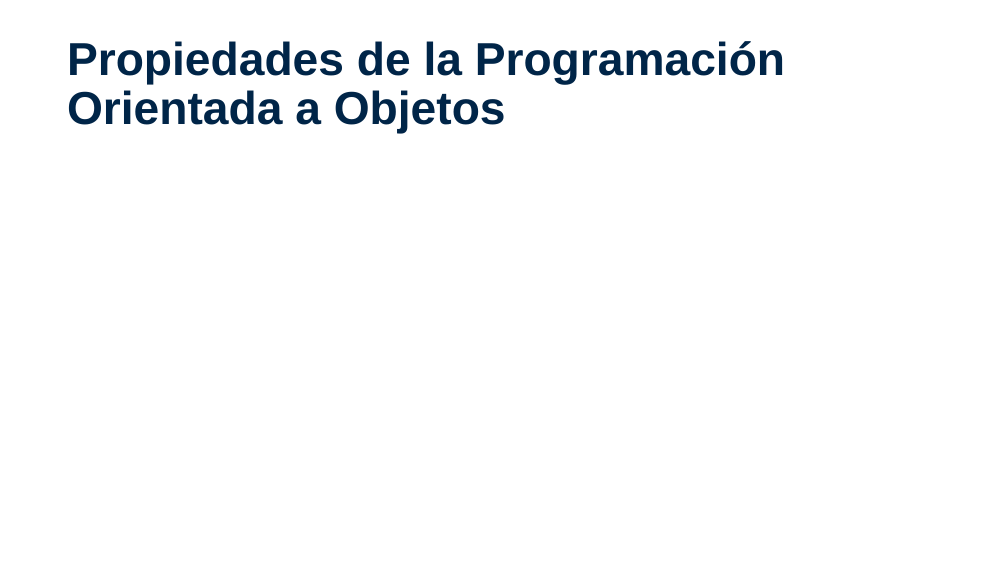
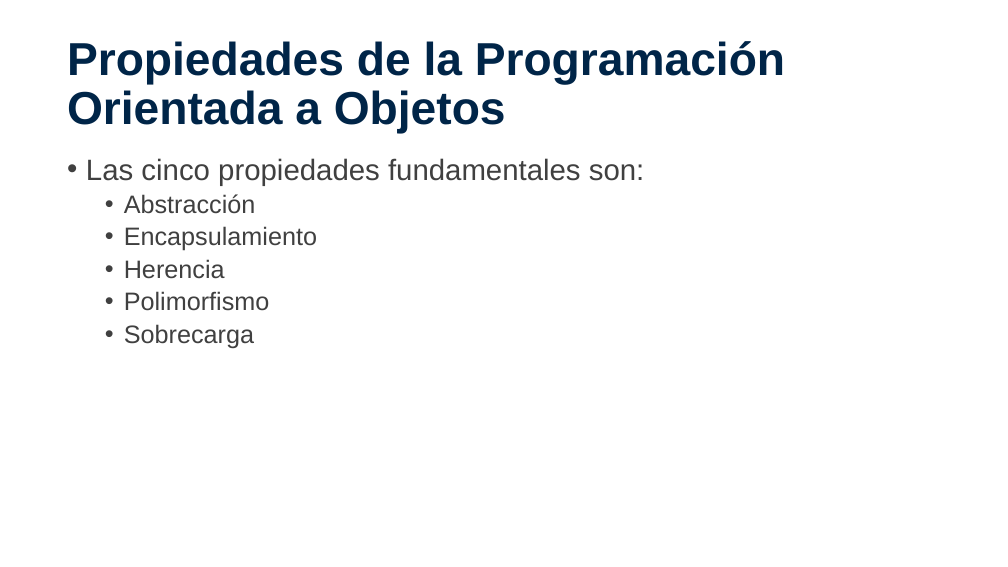
Before and after one commit to VictorBorquez-VBH/Taller-Programacion-Python-AIEP, a slide deck: slide 33 of POO_01.pptx. Drawn at 1008x567 pixels with LibreOffice and Linux fonts; fonts in the diff are those of the drawing; background and template pictures are left out. Boxes give left, top, right and bottom in pixels: in the first picture for what was removed or moved away, otherwise in the second. Text is boxed around its words. In the diff, an @@ line names an element or a change of style, - is before the commit and + after.

```diff
--- a/POO_01.pptx
+++ b/POO_01.pptx
@@ text added at <box>86,158,644,348</box>, 24 pt, text #404040 @@
+• Las cinco propiedades fundamentales son:
+  • Abstracción
+  • Encapsulamiento
+  • Herencia
+  • Polimorfismo
+  • Sobrecarga
```
Also in this commit, not shown: 13 slides added, 1 slide removed, 7 other files.
